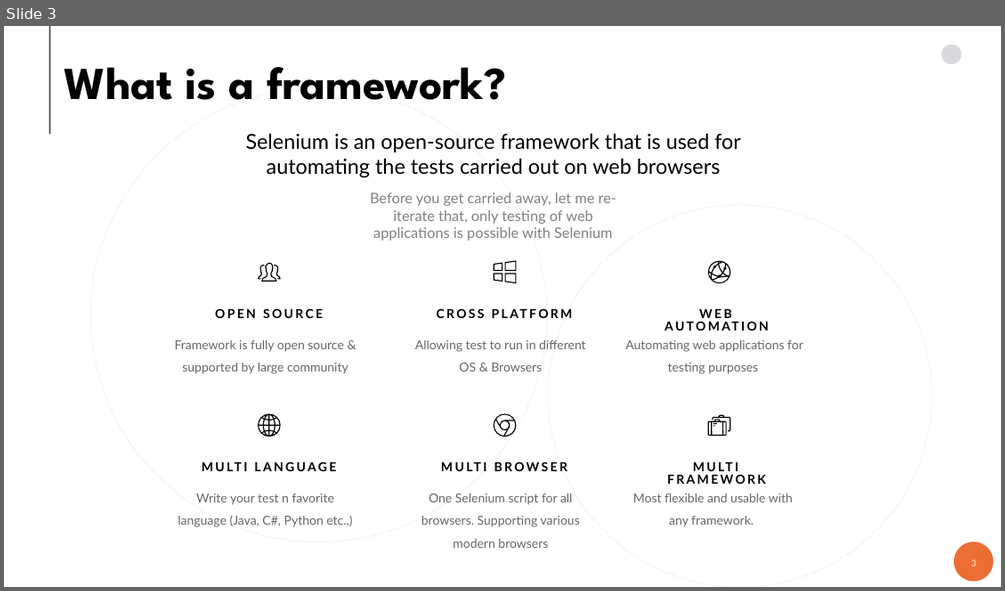
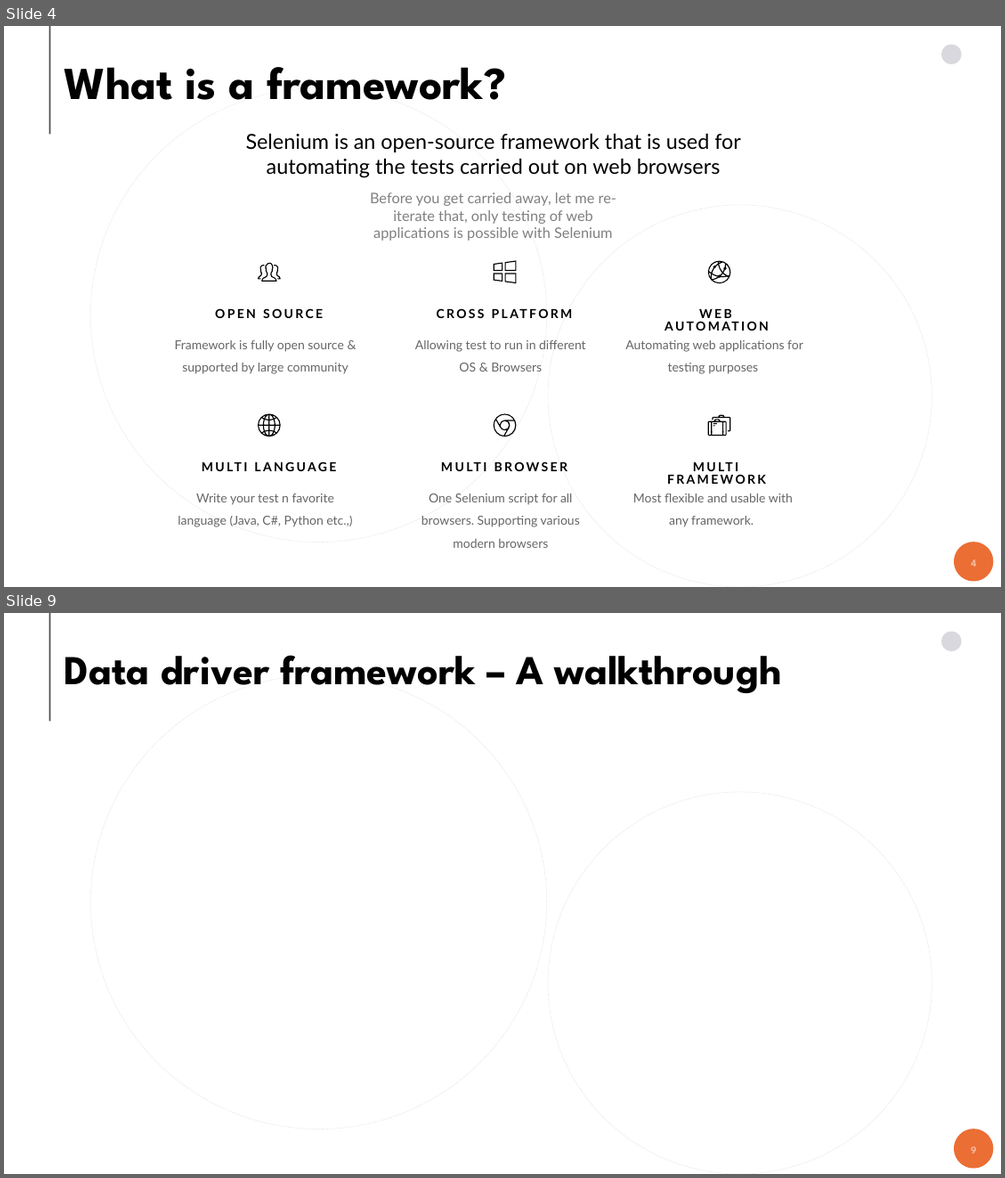
Before and after one commit to ashwinbalajiks/pragra-docs, a slide deck: TestAutomationFramework/TestingAutomationFramework.pptx. Shown one above the other, each under a label of ours: slide 3 before the commit, slides 4 and 9 after it; the slides between them are not shown. The pictures are 1005x591 and 1005x1178 pixels, drawn with LibreOffice and Linux fonts; fonts in the diff are those of the drawing; background and template pictures are left out. Boxes give left, top, right and bottom in pixels: in the first picture for what was removed or moved away, otherwise in the second. Text is boxed around its words. In the diff, an @@ line names an element or a change of style, - is before the commit and + after.

Commit message:
Update Test Automation frameworks deck

```diff
--- a/TestAutomationFramework/TestingAutomationFramework.pptx
+++ b/TestAutomationFramework/TestingAutomationFramework.pptx
@@ slide 9 added at <box>4,613,1001,1174</box>, background #FFFFFF; not listed: 6 template elements that a slide beside it also shows @@
@@ title added at <box>64,655,781,693</box>, 39.6 pt, text #000000, bold @@
+Data driver framework – A walkthrough
@@ what was slide 3 is now slide 4 @@
@@ page number at <box>971,559,976,566</box>: text changed @@
-3
+4
```
Also in this commit, not shown: 7 other slides added.
